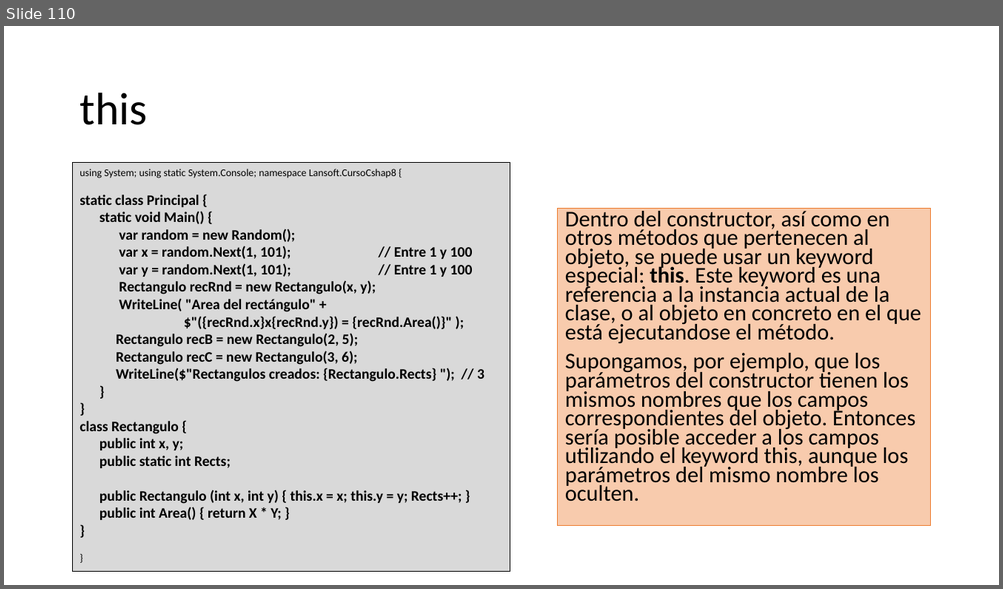
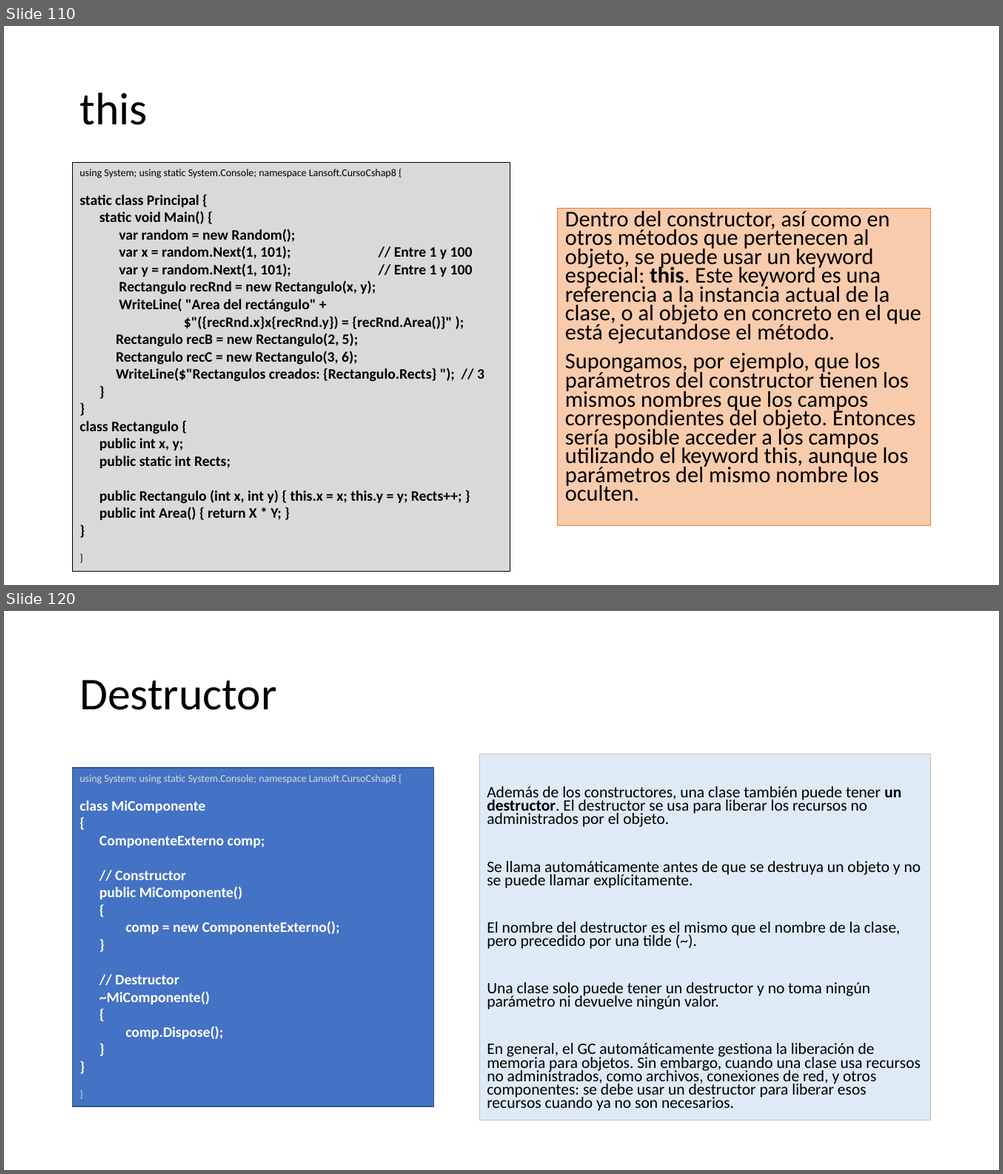
Before and after one commit to AlbertOsinaga/CursoCSharp__8, a slide deck: CSharpQuickReferencia.pptx. Shown one above the other, each under a label of ours: slide 110 before the commit, slides 110 and 120 after it; the slides between them are not shown. The pictures are 1003x589 and 1003x1174 pixels, drawn with LibreOffice and Linux fonts; fonts in the diff are those of the drawing. Boxes give left, top, right and bottom in pixels: in the first picture for what was removed or moved away, otherwise in the second. Text is boxed around its words. In the diff, an @@ line names an element or a change of style, - is before the commit and + after.

```diff
--- a/CSharpQuickReferencia.pptx
+++ b/CSharpQuickReferencia.pptx
@@ slide 120 added at (4,611,999,1170), background #FFFFFF @@
@@ title added at (79,680,276,710), 44 pt, text #000000 @@
+Destructor
@@ text added at (479,755,930,1122), fill #DEEBF7, outline #BFBFBF 0.75 pt, 15.4 pt, text #000000 @@
+Además de los constructores, una clase también puede tener un destructor. El destructor se usa para liberar los recursos no administrados por el objeto.
+Se llama automáticamente antes de que se destruya un objeto y no se puede llamar explícitamente.
+El nombre del destructor es el mismo que el nombre de la clase, pero precedido por una tilde (~).
+Una clase solo puede tener un destructor y no toma ningún parámetro ni devuelve ningún valor.
+En general, el GC automáticamente gestiona la liberación de memoria para objetos. Sin embargo, cuando una clase usa recursos no administrados, como archivos, conexiones de red, y otros componentes: se debe usar un destructor para liberar esos recursos cuando ya no son necesarios.
@@ rectangle added at (73,768,435,1106), fill #4472C4, outline #325491 1 pt, 14 pt, text #FFFFFF, bold @@
+using System; using static System.Console; namespace Lansoft.CursoCshap8 {
+class MiComponente
+{
+ComponenteExterno comp;
+// Constructor
+public MiComponente()
+{
+comp = new ComponenteExterno();
+}
+// Destructor
+~MiComponente()
+{
+comp.Dispose();
+}
+}
+}
```
Also in this commit, not shown: 1 slide changed, 16 other slides added, 3 other files.
